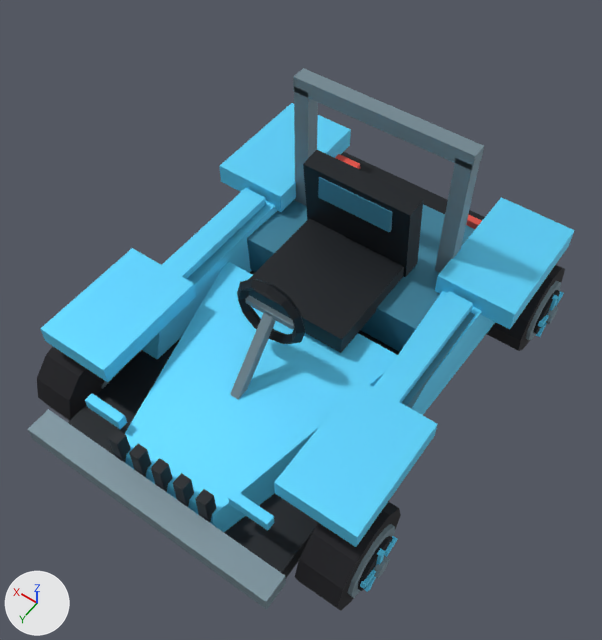
The glTF model DLC/StrangerThings/assets/kart/stranger-things/stranger-things-eleven/kart.glb: old version first, new version second.
Camera for both pictures: a camera (50 mm lens) standing at (-1.8, 2.66, 4.58) and looking at (-0.05, 0.22, 0.74). Arrows for +X, +Y and +Z are at lower left; the lights stay in place. The older version comes first. Where no turn or scale is listed for an object, it has been applied to the vertices. Vertices at exactly the same position are counted once.

Script lines for the objects in view, before the commit:
```python
me_chassis = bpy.data.meshes.new('chassis')
me_chassis.from_pydata(...)  # 332 vertices, 528 faces; spans x -1.07..1.07, y -1.44..1.6, z 0.23..1.67
me_chassis.materials.append(mat_chassis_vertex_colours)
me_wheel_front_left = bpy.data.meshes.new('wheel-front-left')
me_wheel_front_left.from_pydata(...)  # 132 vertices, 228 faces; spans x -0.221..0.135, y -0.31..0.31, z -0.31..0.31
me_wheel_front_left.materials.append(mat_wheel_vertex_colours)
me_wheel_front_right = bpy.data.meshes.new('wheel-front-right')
me_wheel_front_right.from_pydata(...)  # 132 vertices, 228 faces; spans x -0.135..0.221, y -0.31..0.31, z -0.31..0.31
me_wheel_front_right.materials.append(mat_wheel_vertex_colours)
me_wheel_rear_left = bpy.data.meshes.new('wheel-rear-left')
me_wheel_rear_left.from_pydata(...)  # 132 vertices, 228 faces; spans x -0.221..0.135, y -0.31..0.31, z -0.31..0.31
me_wheel_rear_left.materials.append(mat_wheel_vertex_colours)
ob_chassis = bpy.data.objects.new('chassis', me_chassis)
ob_chassis.location = (0.0, 0.0, 0.0)
ob_wheel_front_left = bpy.data.objects.new('wheel-front-left', me_wheel_front_left)
ob_wheel_front_left.location = (-0.955, 1.04, 0.31)
ob_wheel_front_right = bpy.data.objects.new('wheel-front-right', me_wheel_front_right)
ob_wheel_front_right.location = (0.955, 1.04, 0.31)
ob_wheel_rear_left = bpy.data.objects.new('wheel-rear-left', me_wheel_rear_left)
ob_wheel_rear_left.location = (-0.955, -1.04, 0.31)
```
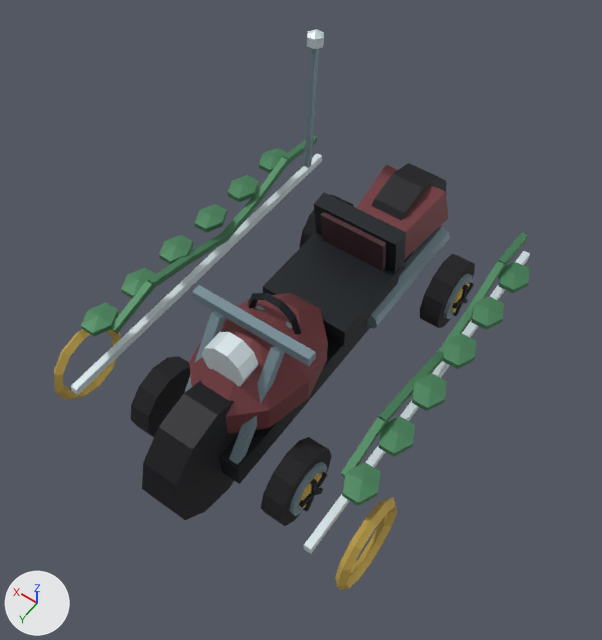
Boxes (x1, y1, x2, y2) around the edits, measured in the pictures (602 x 640 px; the box of a moved part takes in the faces that stretch with it):
'chassis', deleted (cyan)
    before: (28, 68, 575, 610)
'identity-motorbike-motorbike-tank-and-fork', added
    after: (142, 163, 450, 520)
'identity-motorbike-motif-vines', added
    after: (81, 136, 529, 506)
'identity-motorbike-driver-cockpit', added
    after: (248, 193, 406, 346)
'wheel-front-left', reshaped, moved
    before: (295, 501, 401, 611)
    after: (261, 437, 332, 526)
'identity-motorbike-motif-neon', added
    after: (54, 153, 530, 590)
'wheel-front-right', reshaped, moved
    before: (37, 347, 141, 421)
    after: (131, 356, 190, 437)
'wheel-rear-left', reshaped, moved
    before: (487, 265, 565, 351)
    after: (420, 254, 475, 328)
'identity-motorbike-motif-antenna', added
    after: (304, 29, 324, 168)
part 1 of me_wheel_front_left, added
    after: (299, 473, 322, 508)
part 2 of me_wheel_front_left, added
    after: (310, 479, 317, 494)
part 3 of me_wheel_front_left, rebuilt
    before: (295, 501, 401, 611)
    after: (261, 437, 332, 526)
part 4 of me_wheel_front_left, deleted
    before: (358, 536, 398, 592)
part 5 of me_wheel_front_left, moved or reshaped
    before: (348, 524, 395, 598)
    after: (299, 472, 327, 512)
part 6 of me_wheel_rear_left, added
    after: (451, 282, 470, 313)
part 7 of me_wheel_rear_left, added
    after: (461, 285, 468, 299)
part 8 of me_wheel_rear_left, rebuilt
    before: (487, 265, 565, 351)
    after: (420, 254, 475, 328)
part 9 of me_wheel_rear_left, deleted (cyan)
    before: (533, 290, 564, 337)
part 10 of me_wheel_rear_left, moved or reshaped
    before: (526, 281, 561, 340)
    after: (453, 282, 473, 316)

What changed in the scene script:
```text
Change me_wheel_front_left:
    remove me_wheel_front_left.from_pydata(...)  # 132 vertices, 228 faces; spans x -0.221..0.135, y -0.31..0.31, z -0.31..0.31
    add me_wheel_front_left.from_pydata(...)  # 113 vertices, 196 faces; spans x -0.128..0.07, y -0.25..0.25, z -0.25..0.25
    me_wheel_front_left part 1: a new loose piece, a 10-sided cylinder along x spanning x -0.11..-0.086, y -0.107..0.107, z -0.112..0.113, in mat_wheel_vertex_colours
    me_wheel_front_left part 2: a new loose piece, a box spanning x -0.128..-0.102, y -0.015..0.015, z 0.0..0.125, in mat_wheel_vertex_colours
    me_wheel_front_left part 3: the loose piece of 26 vertices spanning x -0.135..0.135, y -0.31..0.31, z -0.31..0.31 is rebuilt with 51 vertices and now spans x -0.094..0.07, y -0.25..0.25, z -0.25..0.25
    me_wheel_front_left part 4: 7 loose pieces with 80 vertices, spanning x -0.221..-0.155, y -0.165..0.165, z -0.161..0.167, are deleted
    me_wheel_front_left part 5: 26 vertices removed from x -0.159..-0.134, y -0.217..0.217, z -0.217..0.217; 32 vertices added at x -0.128..-0.102, y -0.124..0.124, z -0.11..0.053
Change me_wheel_rear_left:
    remove me_wheel_rear_left.from_pydata(...)  # 132 vertices, 228 faces; spans x -0.221..0.135, y -0.31..0.31, z -0.31..0.31
    add me_wheel_rear_left.from_pydata(...)  # 113 vertices, 196 faces; spans x -0.128..0.07, y -0.25..0.25, z -0.25..0.25
    me_wheel_rear_left part 6: a new loose piece, a 10-sided cylinder along x spanning x -0.11..-0.086, y -0.107..0.107, z -0.112..0.113, in mat_wheel_vertex_colours
    me_wheel_rear_left part 7: a new loose piece, a box spanning x -0.128..-0.102, y -0.015..0.015, z 0.0..0.125, in mat_wheel_vertex_colours
    me_wheel_rear_left part 8: the loose piece of 26 vertices spanning x -0.135..0.135, y -0.31..0.31, z -0.31..0.31 is rebuilt with 51 vertices and now spans x -0.094..0.07, y -0.25..0.25, z -0.25..0.25
    me_wheel_rear_left part 9: 7 loose pieces with 80 vertices, spanning x -0.221..-0.155, y -0.165..0.165, z -0.161..0.167, are deleted
    me_wheel_rear_left part 10: 26 vertices removed from x -0.159..-0.134, y -0.217..0.217, z -0.217..0.217; 32 vertices added at x -0.128..-0.102, y -0.124..0.124, z -0.11..0.053
Change me_wheel_front_right:
    remove me_wheel_front_right.from_pydata(...)  # 132 vertices, 228 faces; spans x -0.135..0.221, y -0.31..0.31, z -0.31..0.31
    add me_wheel_front_right.from_pydata(...)  # 113 vertices, 196 faces; spans x -0.07..0.128, y -0.25..0.25, z -0.25..0.25
    me_wheel_front_right part 11: the loose piece of 26 vertices spanning x -0.135..0.135, y -0.31..0.31, z -0.31..0.31 is rebuilt with 51 vertices and now spans x -0.07..0.094, y -0.25..0.25, z -0.25..0.25
    other edits to the shape of me_wheel_front_right do not show in these pictures
Remove ob_chassis:
    ob_chassis = bpy.data.objects.new('chassis', me_chassis)
Change ob_wheel_front_left:
    ob_wheel_front_left.location: (-0.955, 1.04, 0.31) -> (-0.49, 0.87, 0.25)
Change ob_wheel_rear_left:
    ob_wheel_rear_left.location: (-0.955, -1.04, 0.31) -> (-0.49, -0.87, 0.25)
Change ob_wheel_front_right:
    ob_wheel_front_right.location: (0.955, 1.04, 0.31) -> (0.49, 0.87, 0.25)
Add ob_identity_motorbike_motif_vines:
    ob_identity_motorbike_motif_vines = bpy.data.objects.new('identity-motorbike-motif-vines', me_identity_motorbike_motif_vines)  # 264 vertices, 432 faces; spans x -1.01..1.01, y -1.15..1.0, z 0.59..0.81
    ob_identity_motorbike_motif_vines.location = (0.0, 0.0, 0.0)
Add ob_identity_motorbike_motif_neon:
    ob_identity_motorbike_motif_neon = bpy.data.objects.new('identity-motorbike-motif-neon', me_identity_motorbike_motif_neon)  # 112 vertices, 216 faces; spans x -1.07..1.07, y -1.25..1.26, z 0.04..0.6
    ob_identity_motorbike_motif_neon.location = (0.0, 0.0, 0.0)
Add ob_identity_motorbike_motif_antenna:
    ob_identity_motorbike_motif_antenna = bpy.data.objects.new('identity-motorbike-motif-antenna', me_identity_motorbike_motif_antenna)  # 22 vertices, 36 faces; spans x 0.654..0.766, y -1.049..-0.913, z 0.699..1.715
    ob_identity_motorbike_motif_antenna.location = (0.0, 0.0, 0.0)
Add ob_identity_motorbike_driver_cockpit:
    ob_identity_motorbike_driver_cockpit = bpy.data.objects.new('identity-motorbike-driver-cockpit', me_identity_motorbike_driver_cockpit)  # 80 vertices, 140 faces; spans x -0.3..0.3, y -0.557..0.679, z 0.459..1.086
    ob_identity_motorbike_driver_cockpit.location = (0.0, 0.0, 0.0)
Add ob_identity_motorbike_motorbike_tank_and_fork:
    ob_identity_motorbike_motorbike_tank_and_fork = bpy.data.objects.new('identity-motorbike-motorbike-tank-and-fork', me_identity_motorbike_motorbike_tank_and_fork)  # 197 vertices, 340 faces; spans x -0.39..0.39, y -1.47..1.47, z 0.01..1.09
    ob_identity_motorbike_motorbike_tank_and_fork.location = (0.0, 0.0, 0.0)
```
